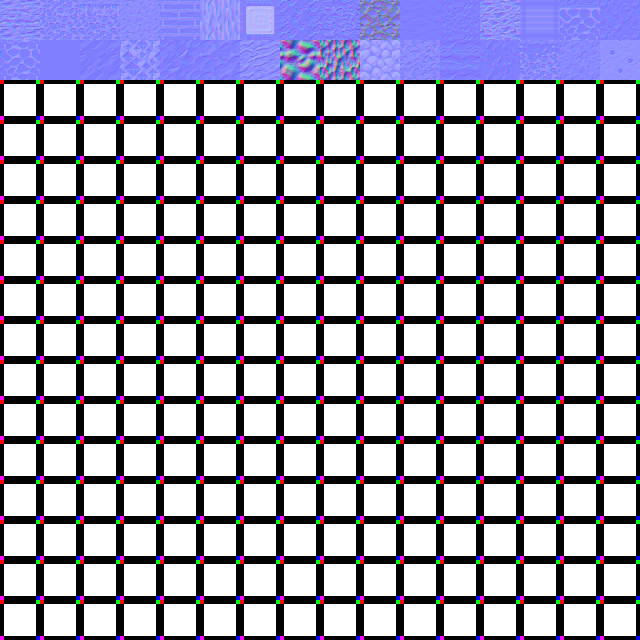
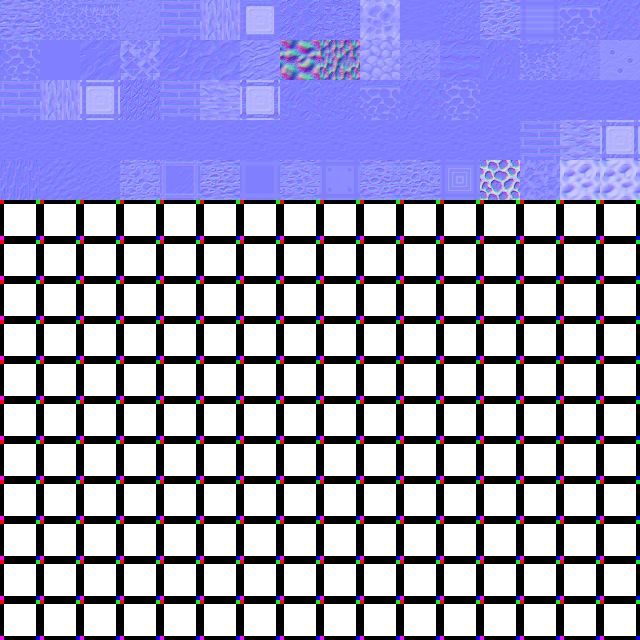
Before/after of a 640x640 layered artwork. What changed in the layer stack:
painted on "Arrière-plan" over <box>0,0,640,200</box>
